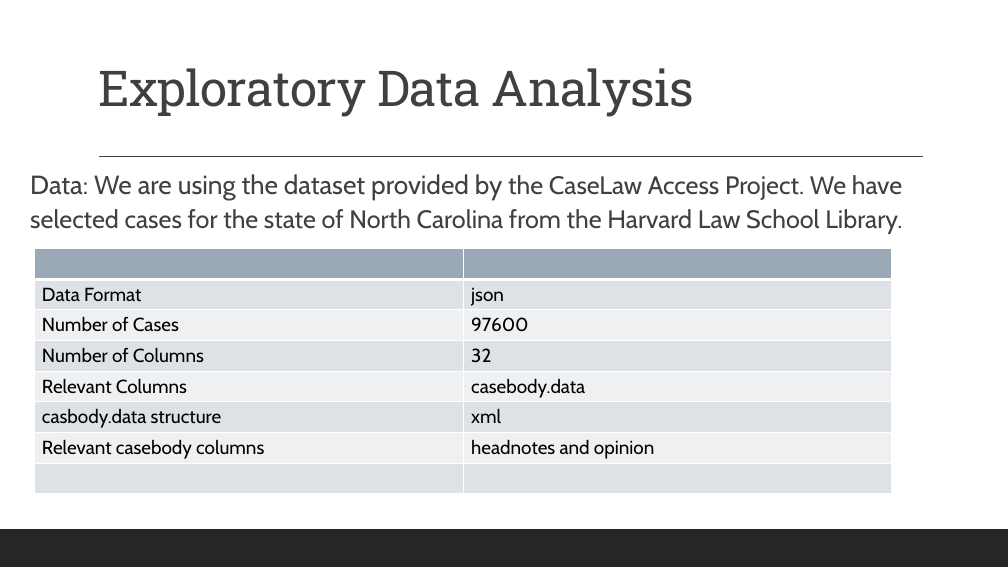
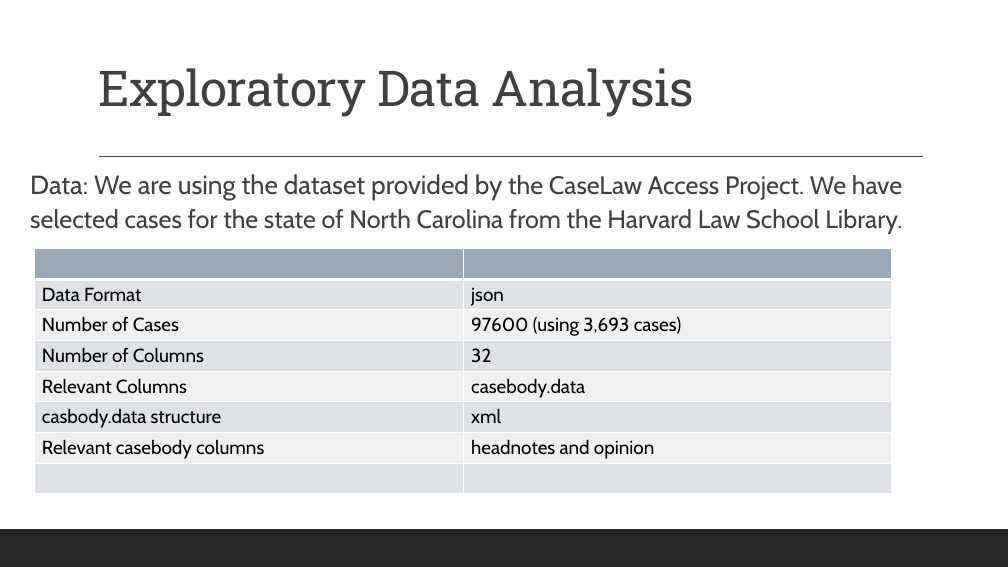
Before and after one commit to gufranpathan/case_law_g45, a slide deck: slide 3 of Group 45 Data Science for Case Law.pptx (slide 8 before the commit). Drawn at 1008x567 pixels with LibreOffice and Linux fonts; fonts in the diff are those of the drawing. Boxes give left, top, right and bottom in pixels: in the first picture for what was removed or moved away, otherwise in the second. Text is boxed around its words. In the diff, an @@ line names an element or a change of style, - is before the commit and + after.

```diff
--- a/Group 45 Data Science for Case Law.pptx
+++ b/Group 45 Data Science for Case Law.pptx
@@ table at <box>35,249,892,494</box> @@
-row 3, column 2: 97600
+row 3, column 2: 97600 (using 3,693 cases)
```
Also in this commit, not shown: 2 other slides changed.
